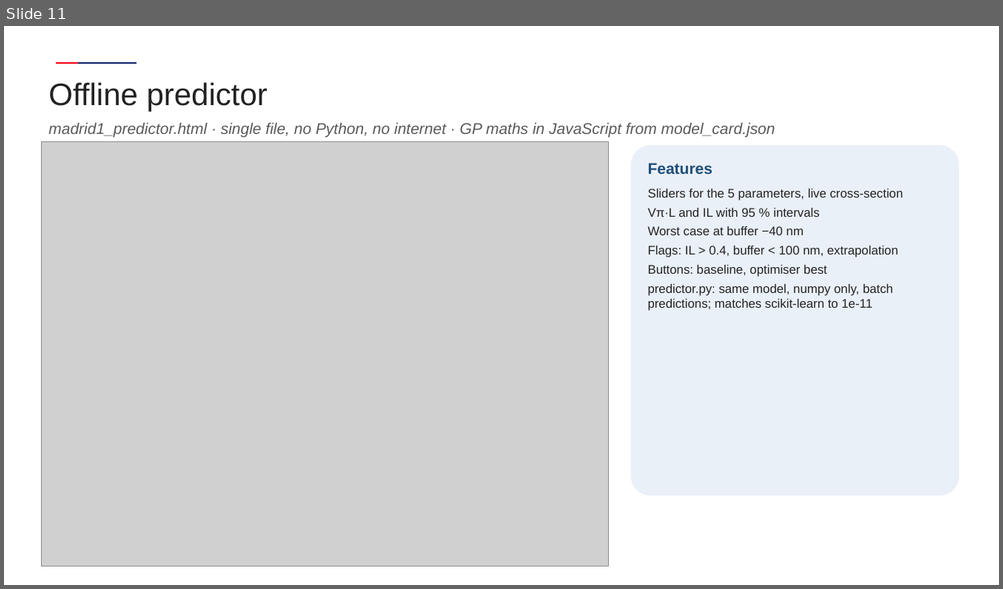
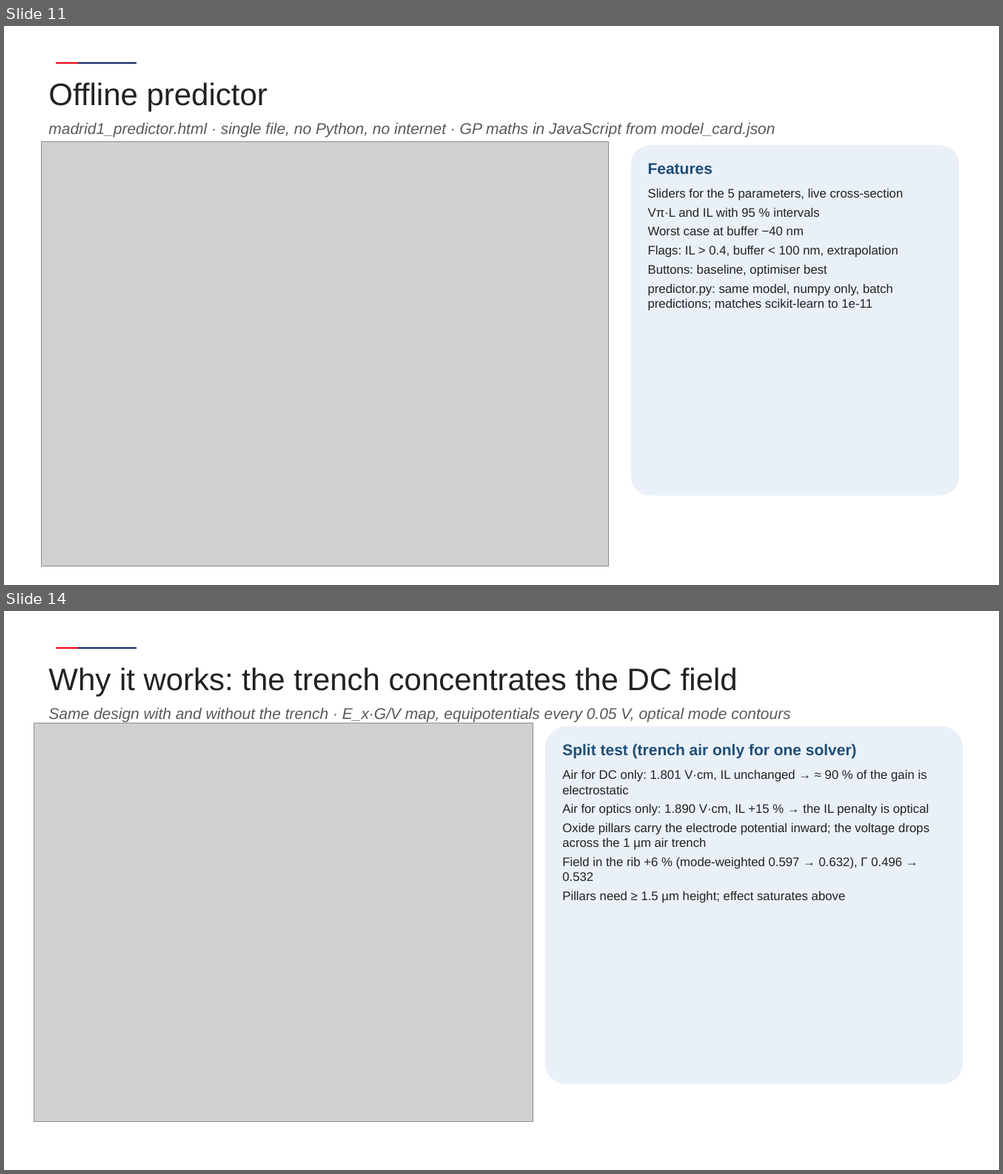
Before and after one commit to andreimuresian/claude, a slide deck: results/madrid/m1/deck/Madrid1_results_AFR.pptx. Shown one above the other, each under a label of ours: slide 11 before the commit, slides 11 and 14 after it; the slides between them are not shown. The pictures are 1003x589 and 1003x1174 pixels, drawn with LibreOffice and Linux fonts; fonts in the diff are those of the drawing; grey boxes stand for pictures; background and template pictures are left out. Boxes give left, top, right and bottom in pixels: in the first picture for what was removed or moved away, otherwise in the second. Text is boxed around its words. In the diff, an @@ line names an element or a change of style, - is before the commit and + after.

```diff
--- a/results/madrid/m1/deck/Madrid1_results_AFR.pptx
+++ b/results/madrid/m1/deck/Madrid1_results_AFR.pptx
@@ slide 14 added at (4, 611, 999, 1170), background #FFFFFF; not listed: 2 template elements that a slide beside it also shows @@
@@ text added at (48, 667, 737, 696), 30 pt, text #222222 @@
+Why it works: the trench concentrates the DC field
@@ text added at (48, 708, 790, 723), 15 pt, text #595959, italic @@
+Same design with and without the trench · E_x·G/V map, equipotentials every 0.05 V, optical mode contours
@@ picture added at (34, 723, 533, 1122) @@
@@ rounded rectangle added at (545, 726, 963, 1085), fill #EAF0F7, 12 pt, text #222222 @@
+Split test (trench air only for one solver)
+Air for DC only: 1.801 V·cm, IL unchanged → ≈ 90 % of the gain is electrostatic
+Air for optics only: 1.890 V·cm, IL +15 % → the IL penalty is optical
+Oxide pillars carry the electrode potential inward; the voltage drops across the 1 µm air trench
+Field in the rib +6 % (mode-weighted 0.597 → 0.632), Γ 0.496 → 0.532
+Pillars need ≥ 1.5 µm height; effect saturates above
```
Also in this commit, not shown: 1 slide changed, 4 other slides added, 22 other files.
